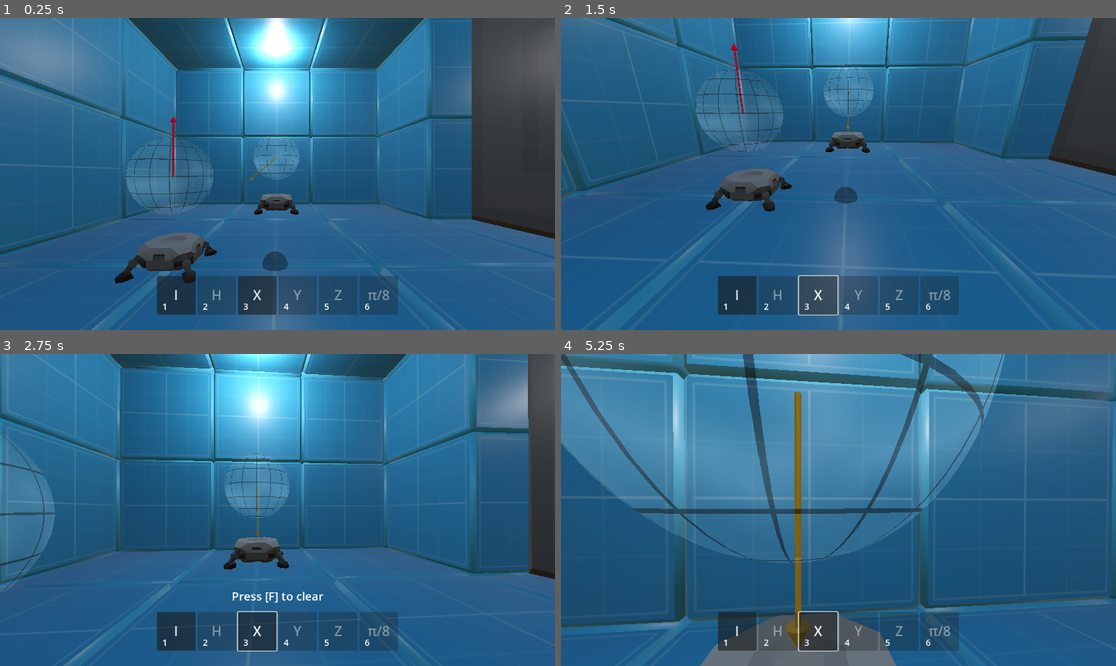
Above: before the commit, frames 1-4 (two rows, left to right).
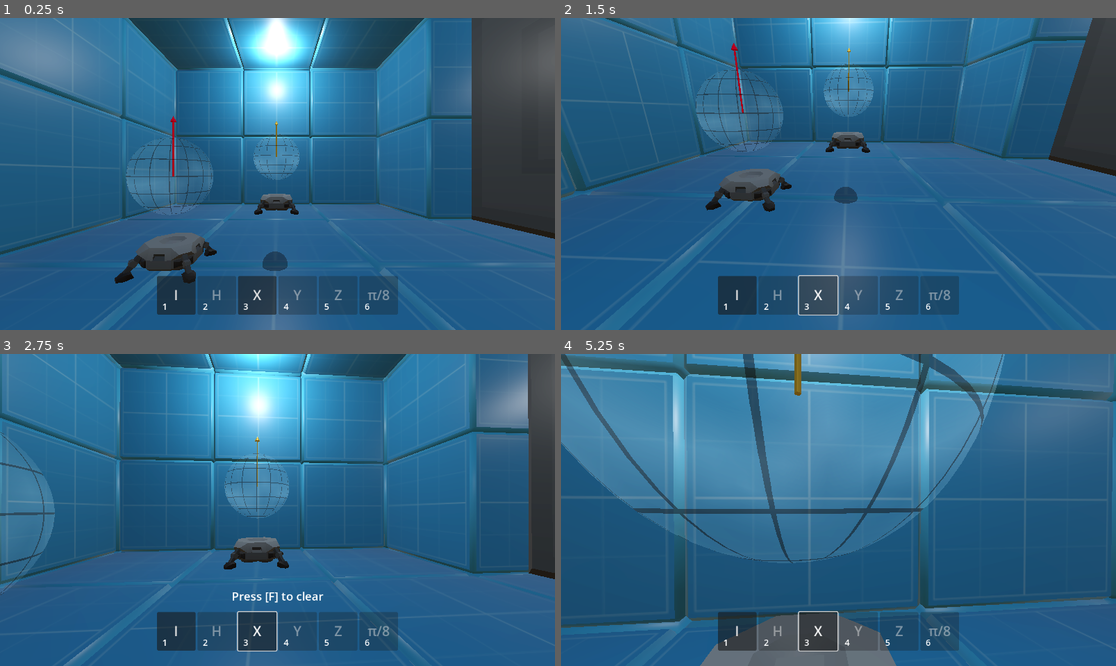
Above: after the commit, the same moments.

Repository: tdejong00/qugame
Game: Godot game, scene res://scenes/levels/main.tscn
The game is run twice, just before and just after one commit, with the same random seed, the same clock (stepped at 60 frames per second) and the same inputs.
Inputs (mouse positions are in pixels of both pictures, inside the frame that each line leads up to):
- Up to frame 1 (0.25 s): no input
- Up to frame 2 (1.5 s): click "I" at 0.5 s; click "X" at 1.25 s
- Up to frame 3 (2.75 s): move the mouse to (305, 510) at 2.02 s; hold W (move_up) from 2.03 s (still down); tap F (interact) at 2.1 s
- Up to frame 4 (5.25 s): keep holding W (move_up); move the mouse to (810, 510) at 2.77 s; tap Shift (sprint) at 2.85, 4.35 s; move the mouse to (849, 503) at 3.52 s; tap F (interact) at 3.6, 5.1 s; move the mouse to (832, 516) at 4.27 s; move the mouse to (877, 513) at 5.02 s

The runs differ from the first frame. In frame 1, less than 0.1% of the frame differs, in the area x 44-51%, y 33-53%; in frame 2, less than 0.1%; in frame 3, less than 0.1%; in frame 4, 1.3%, in the area x 40-45%, y 0-95%.

Commit message:
Add initial basis states

Diff:
--- a/scenes/objects/qubit/qubit.gd
+++ b/scenes/objects/qubit/qubit.gd
@@ -9,6 +9,14 @@
 ## - θ (theta): The polar angle that determines the qubit's position on the Bloch sphere.
 ## - φ (phi): The azimuthal angle that represents the relative phase between α and β.
 class_name Qubit extends Interactable
+
+## The possible initial basis states.
+enum BasisState {
+    ZERO,
+    ONE,
+    PLUS,
+    MINUS
+}
 
 ## Resource path for creating instances of the Qubit scene.
 const SCENE: PackedScene = preload("res://scenes/objects/qubit/qubit.tscn")
@@ -25,11 +33,13 @@
 @export var is_gold: bool = false
 ## The quantum circuit slot which this qubit is an input for.
 @export var slot: QuantumGateSlot
+## The initial state of the qubit, defaults to ZERO
+@export var initial_state: BasisState = BasisState.ZERO
 
 ## The amplitude for the |0⟩ state.
-@export var alpha: Vector2 = Vector2.RIGHT
+var alpha: Vector2 = Vector2.RIGHT
 ## The amplitude for the |1⟩ state.
-@export var beta: Vector2 = Vector2.ZERO
+var beta: Vector2 = Vector2.ZERO
 ## The polar angle that determines the qubit's position on the Bloch sphere.
 var _theta: float = 0.0
 ## The azimuthal angle that represents the relative phase between α and β.
@@ -47,6 +57,19 @@
     if is_gold:
         bloch_sphere_arrow_head.material_override = GOLD_MATERIAL
         bloch_sphere_arrow_body.material_override = GOLD_MATERIAL
+    match initial_state:
+        BasisState.ZERO:
+            alpha = Vector2(1, 0)
+            beta = Vector2(0, 0)
+        BasisState.ONE:
+            alpha = Vector2(0, 0)
+            beta = Vector2(1, 0)
+        BasisState.PLUS:
+            alpha = Vector2(1 / sqrt(2), 0)
+            beta = Vector2(1 / sqrt(2), 0)
+        BasisState.MINUS:
+            alpha = Vector2(1 / sqrt(2), 0)
+            beta = Vector2(-1 / sqrt(2), 0)
     propagate()
 
 
@@ -65,10 +88,7 @@
 
 ## Returns whether this qubit matches the other qubit.
 func equals(other: Qubit) -> bool:
-    if other == null:
-        return false
-    print(self, "?=", other)
-    return alpha.is_equal_approx(other.alpha) and beta.is_equal_approx(other.beta)
+    return other != null and alpha.is_equal_approx(other.alpha) and beta.is_equal_approx(other.beta)
 
 
 ## Determines whether the qubit represents |0⟩.
